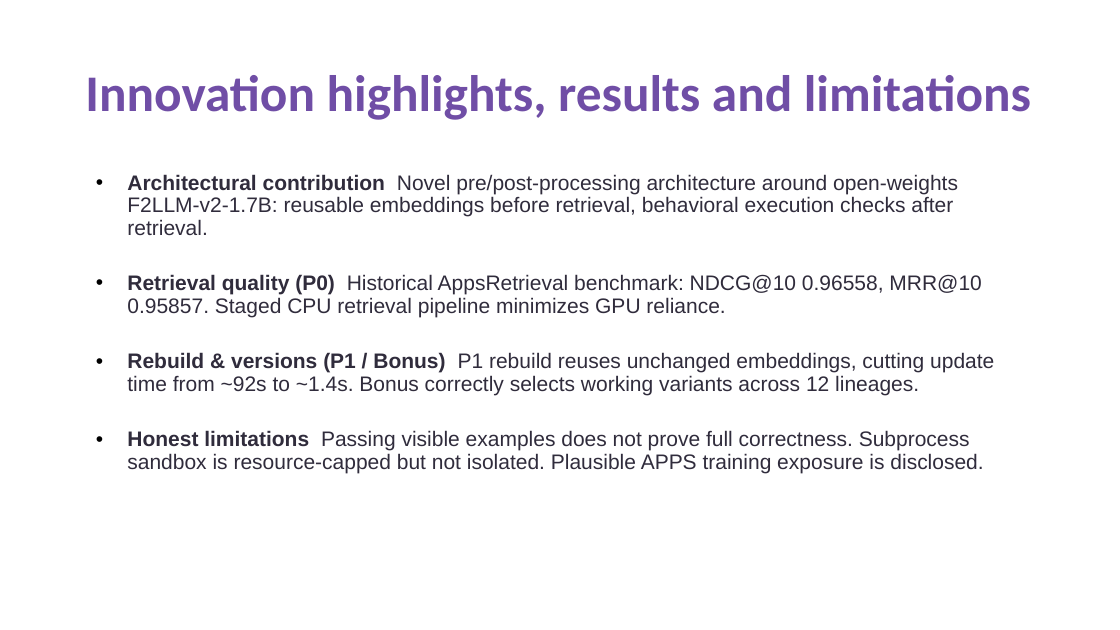
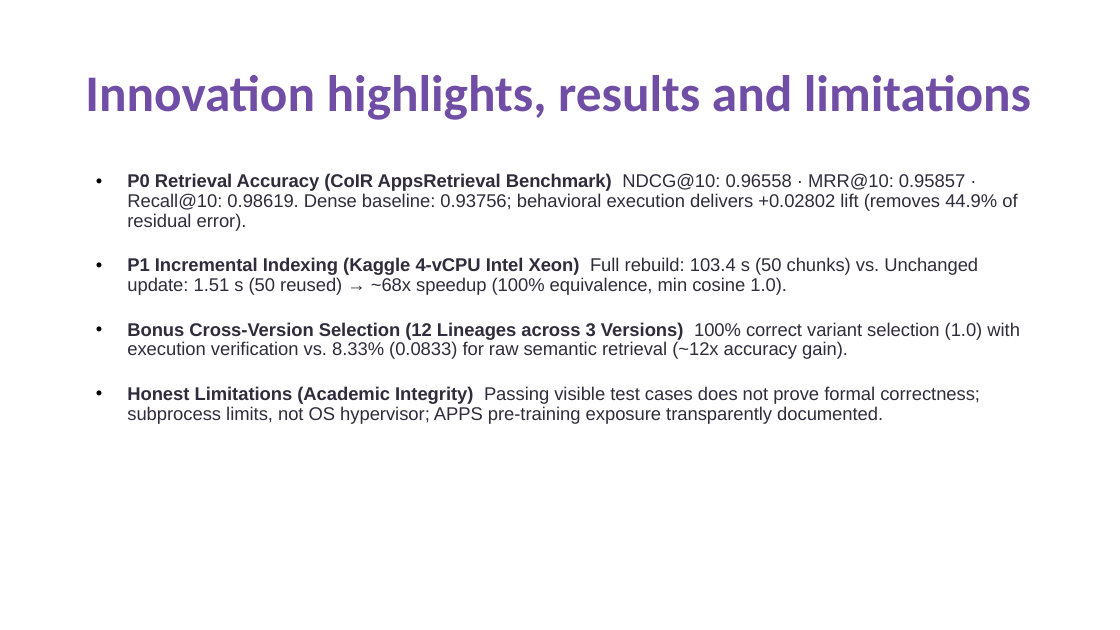
Before and after one commit to krizz711/CodeDoctor-Agentic-Semantic-and-Structural-Intelligence-for-Code-Repositories, a slide deck: slide 8 of VITV_Doctors_Submission.pptx. Drawn at 1120x630 pixels with LibreOffice and Linux fonts; fonts in the diff are those of the drawing. Boxes give left, top, right and bottom in pixels: in the first picture for what was removed or moved away, otherwise in the second. Text is boxed around its words. In the diff, an @@ line names an element or a change of style, - is before the commit and + after.

Commit message:
Update finalized presentation deck and PDF with audited roster, architecture, and Kaggle benchmarks

```diff
--- a/VITV_Doctors_Submission.pptx
+++ b/VITV_Doctors_Submission.pptx
@@ text at [127,173,1020,424]: text changed; size 18 to 15.8 pt @@
-• Architectural contribution Novel pre/post-processing architecture around open-weights F2LLM-v2-1.7B: reusable embeddings before retrieval, behavioral execution checks after retrieval.
-• Retrieval quality (P0) Historical AppsRetrieval benchmark: NDCG@10 0.96558, MRR@10 0.95857. Staged CPU retrieval pipeline minimizes GPU reliance.
-• Rebuild & versions (P1 / Bonus) P1 rebuild reuses unchanged embeddings, cutting update time from ~92s to ~1.4s. Bonus correctly selects working variants across 12 lineages.
-• Honest limitations Passing visible examples does not prove full correctness. Subprocess sandbox is resource-capped but not isolated. Plausible APPS training exposure is disclosed.
+• P0 Retrieval Accuracy (CoIR AppsRetrieval Benchmark) NDCG@10: 0.96558 · MRR@10: 0.95857 · Recall@10: 0.98619. Dense baseline: 0.93756; behavioral execution delivers +0.02802 lift (removes 44.9% of residual error).
+• P1 Incremental Indexing (Kaggle 4-vCPU Intel Xeon) Full rebuild: 103.4 s (50 chunks) vs. Unchanged update: 1.51 s (50 reused) → ~68x speedup (100% equivalence, min cosine 1.0).
+• Bonus Cross-Version Selection (12 Lineages across 3 Versions) 100% correct variant selection (1.0) with execution verification vs. 8.33% (0.0833) for raw semantic retrieval (~12x accuracy gain).
+• Honest Limitations (Academic Integrity) Passing visible test cases does not prove formal correctness; subprocess limits, not OS hypervisor; APPS pre-training exposure transparently documented.
```
Also in this commit, not shown: 9 other slides changed, 1 slide added, 1 slide removed, 1 other file.
